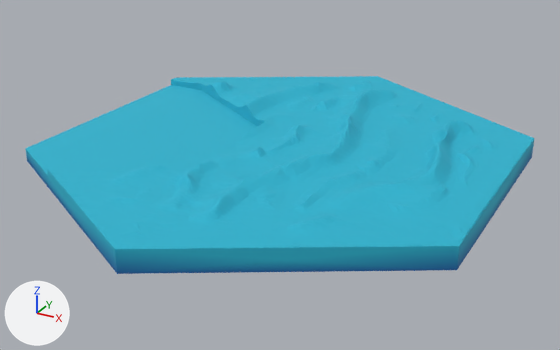
Renders of the glTF model public/assets/harbor_water.glb from each side of a commit.
Rendered twice from a camera (50 mm lens) standing at (15.5, -107.3, 43.6) and looking at (-34.3, -16.7, -1.7). The lights are fixed; the arrows at lower left show +X, +Y and +Z. The older version comes first. Vertices at exactly the same position are counted once.

The first picture shows 'harbor_water'.
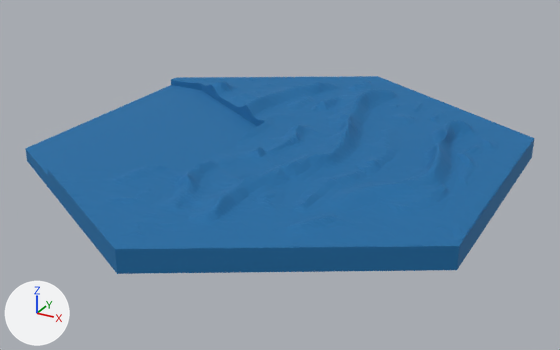
Diff of the bpy script that builds the scene:
```diff
--- a/public/assets/harbor_water.glb.py
+++ b/public/assets/harbor_water.glb.py
@@ me_harbor_water @@
 me_harbor_water.from_pydata(...)  # 9779 vertices, 19590 faces; spans x -67.1..-3.0, y -52.0..21.9, z 0.0..4.9
 # used by ob_harbor_water; location = (0.0, 0.0, 0.0)
+# me_harbor_water part 1: 19590 faces centred in x -67.1..-3.0, y -52.0..21.3, z 0.0..4.9 are repainted in the vertex colours; the middle colour goes from cyan #2ab8d4 to blue #1a6fa8
 me_harbor_water.materials.append(mat_mat_harbor_water)
```

Pixel boxes (x1, y1, x2, y2) of what changed, in the pictures (560 x 350 px):
part 1 of me_harbor_water, recoloured (cyan to blue)
    both: (25, 76, 535, 272)
